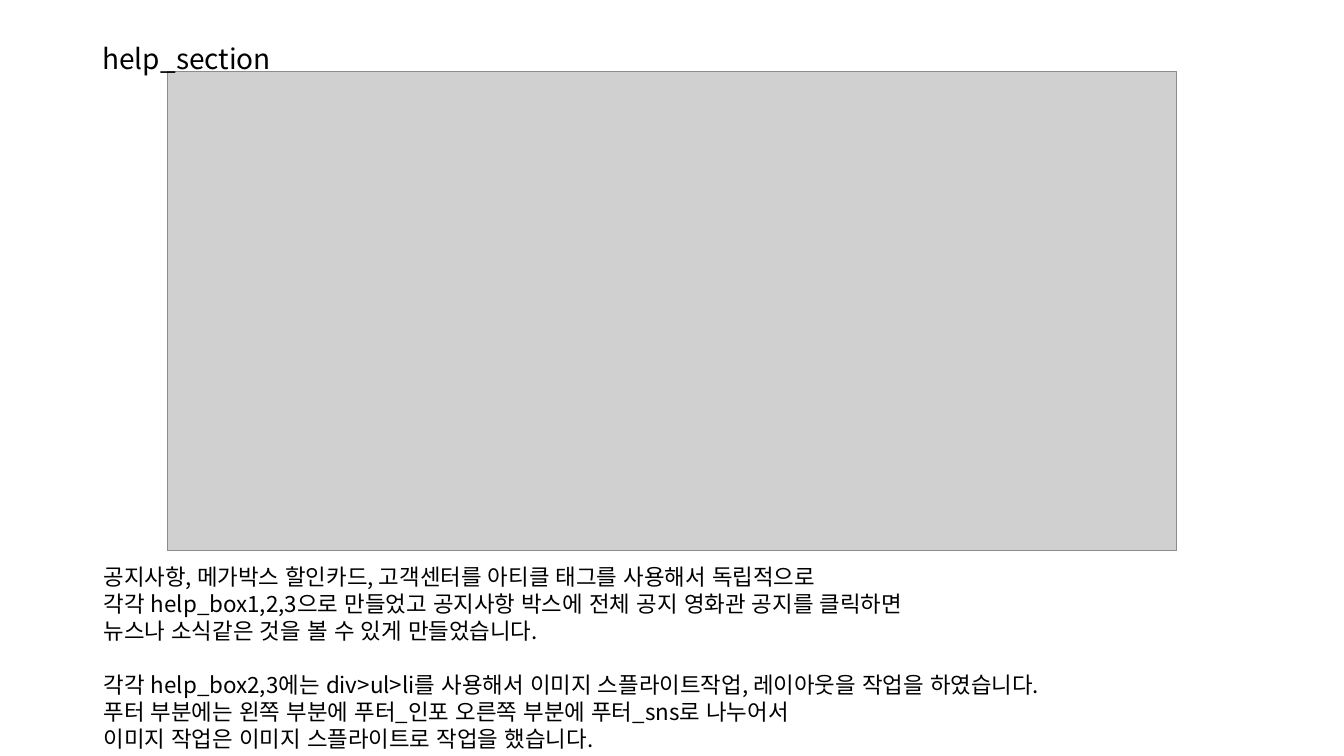
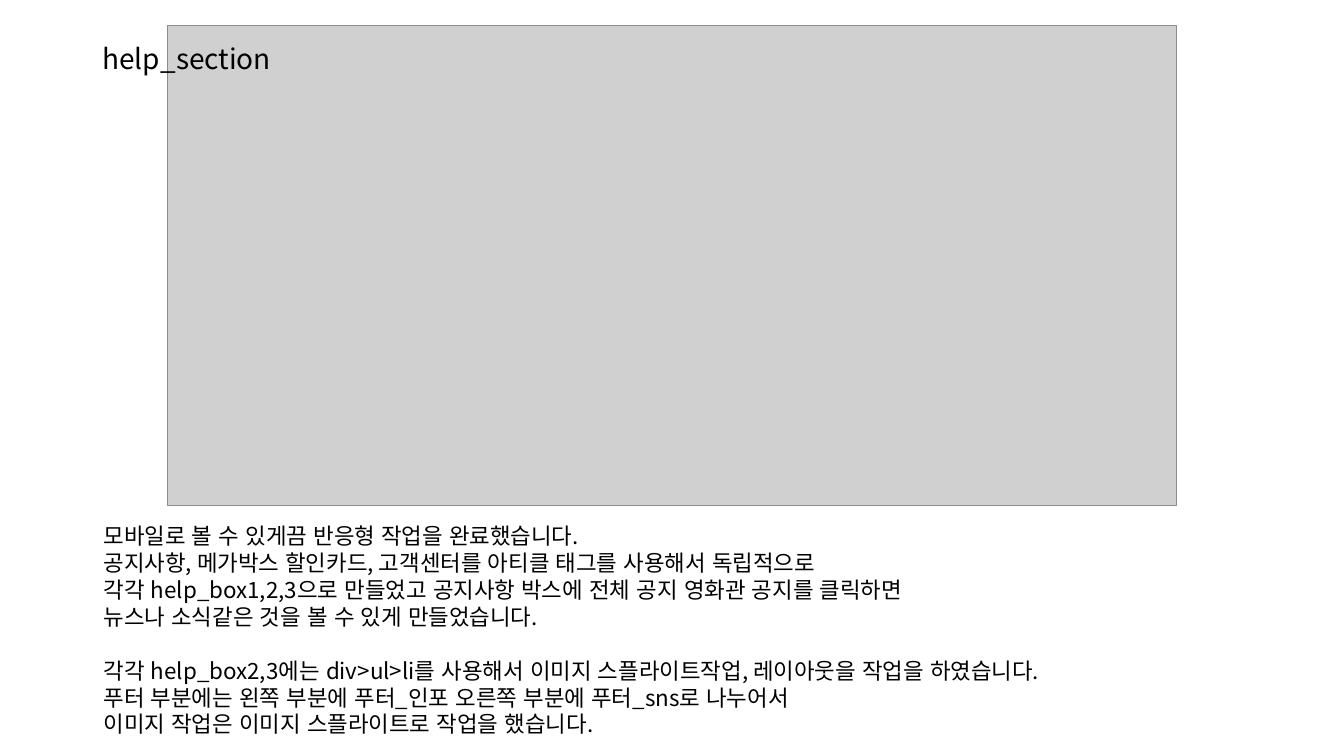
Before and after one commit to SeungJunOh-coding/webstroyboy-megabox2019, a slide deck: slide 7 of ppt/megabox2019.pptx. Drawn at 1344x756 pixels with LibreOffice and Linux fonts; fonts in the diff are those of the drawing; grey boxes stand for pictures. Boxes give left, top, right and bottom in pixels: in the first picture for what was removed or moved away, otherwise in the second. Text is boxed around its words. In the diff, an @@ line names an element or a change of style, - is before the commit and + after.

```diff
--- a/ppt/megabox2019.pptx
+++ b/ppt/megabox2019.pptx
@@ picture: place and size @@
-picture at <box>167,72,1178,552</box>
+picture at <box>167,25,1178,505</box>
@@ text "모바일로 볼 수 있게끔 반응형 ...": place and size @@
-text "모바일로 볼 수 있게끔 반응형 ..." at <box>104,566,1039,749</box>
+text "모바일로 볼 수 있게끔 반응형 ..." at <box>104,525,1039,734</box>
@@ text at <box>104,525,579,546</box>: paragraph added @@
+모바일로 볼 수 있게끔 반응형 작업을 완료했습니다.
```
Also in this commit, not shown: 5 other slides changed.
